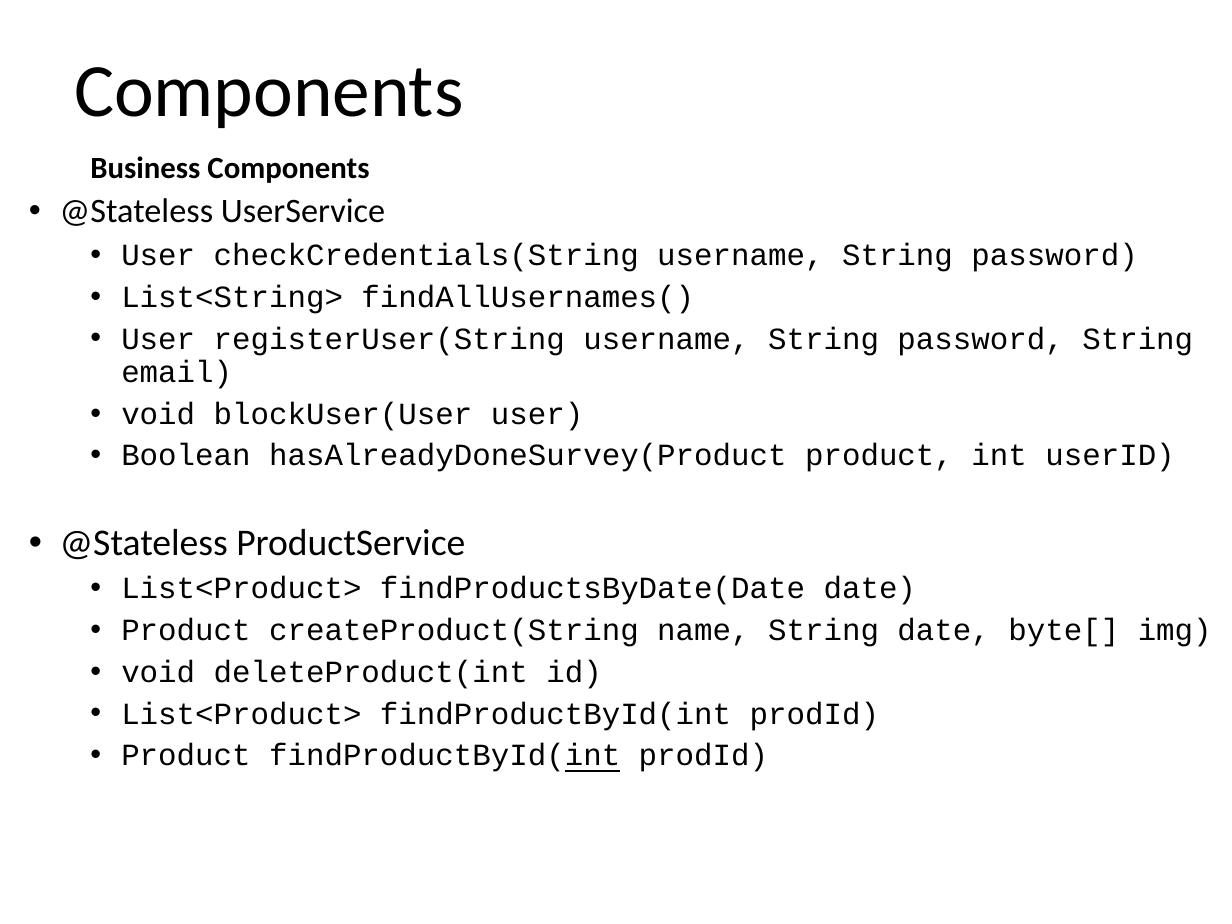
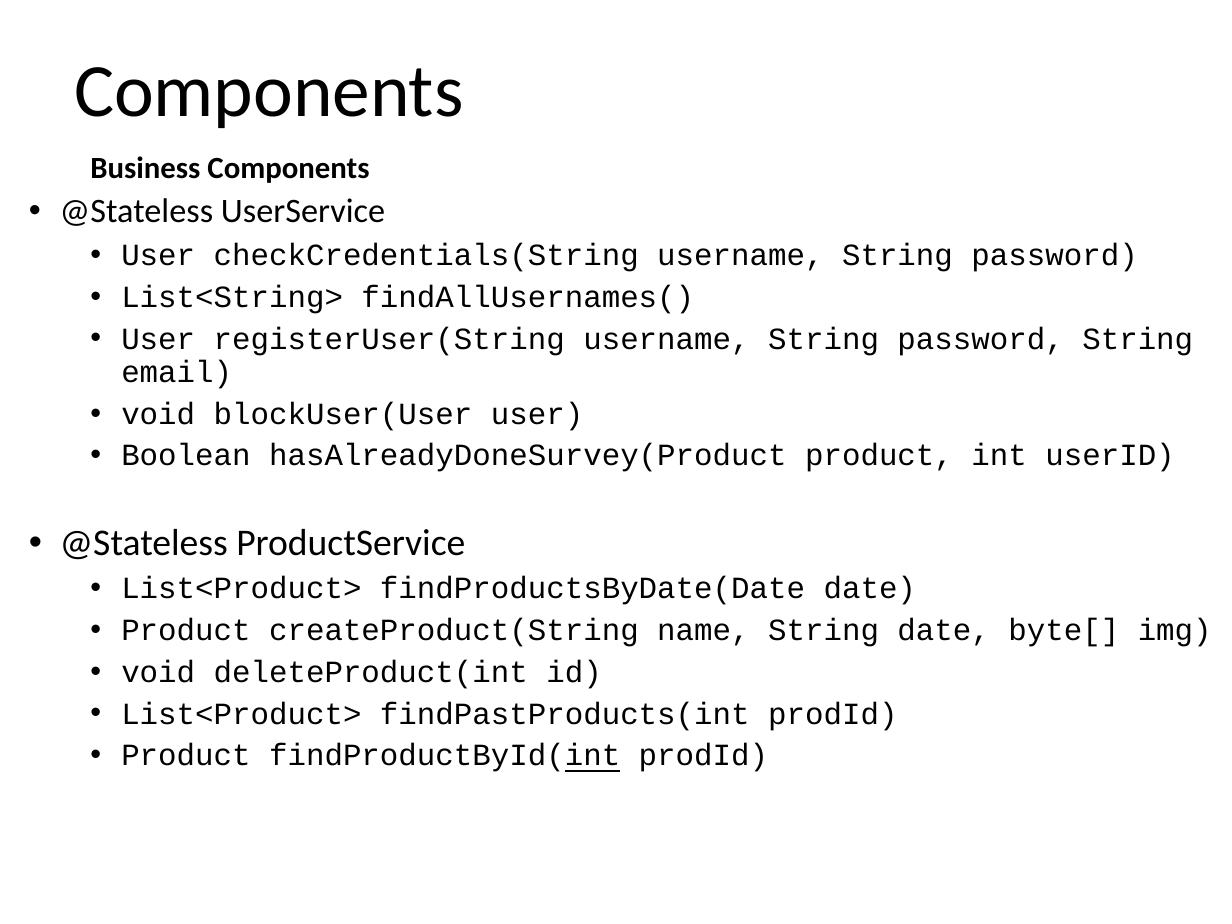
Before and after one commit to riccardo-nannini/Gamified-Marketing-Application, a slide deck: slide 17 of DD.pptx. Drawn at 1232x924 pixels with LibreOffice and Linux fonts; fonts in the diff are those of the drawing. Boxes give left, top, right and bottom in pixels: in the first picture for what was removed or moved away, otherwise in the second. Text is boxed around its words. In the diff, an @@ line names an element or a change of style, - is before the commit and + after.

Commit message:
ppt fix

```diff
--- a/DD.pptx
+++ b/DD.pptx
@@ text at box(121, 702, 897, 731): text changed @@
-    • List<Product> findProductById(int prodId)
+    • List<Product> findPastProducts(int prodId)
```
